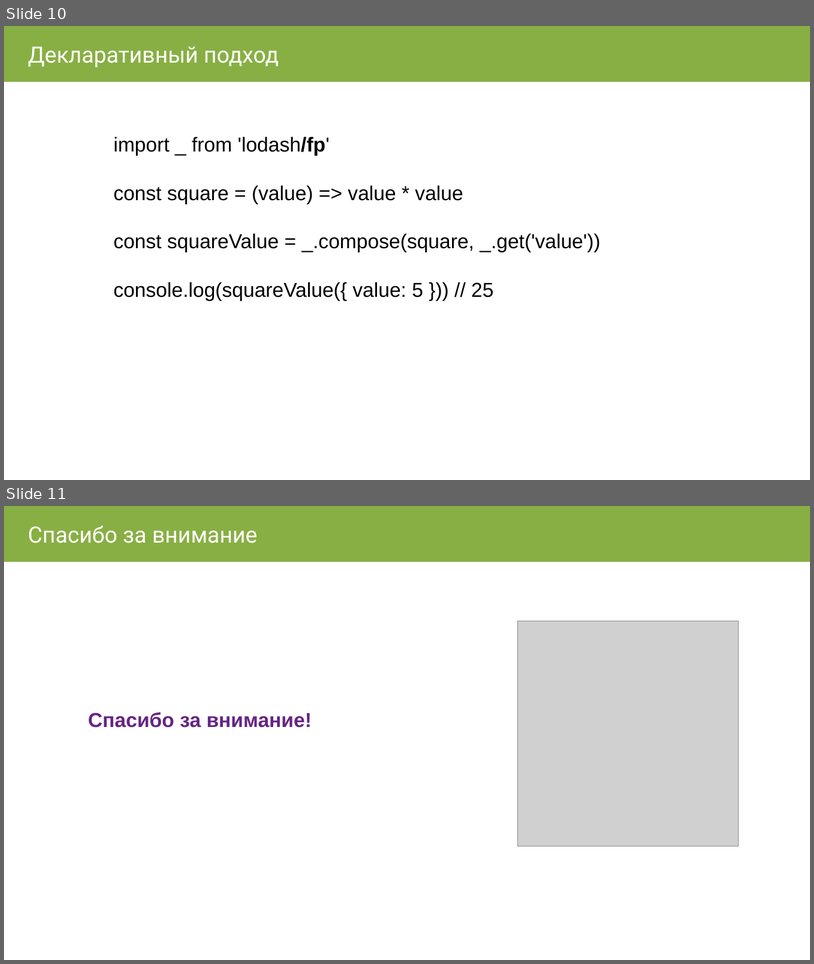
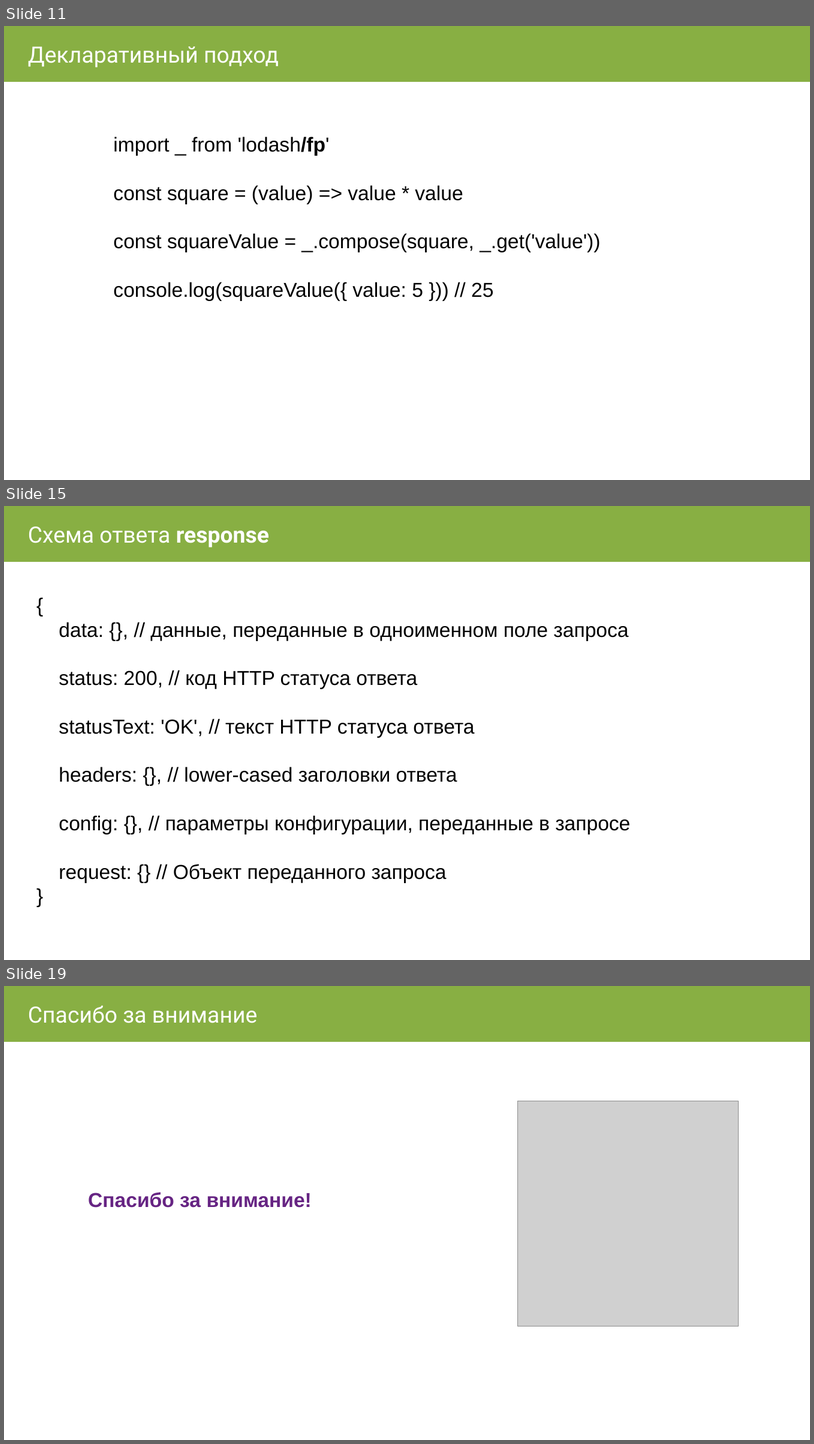
Before and after one commit to AVVlasov/javascript-junior, a slide deck: 2019/IV. Утилитарные библиотеки/2.1 Lodash/Lodash.pptx. Shown one above the other, each under a label of ours: slides 10 and 11 before the commit, slides 11, 15 and 19 after it; the slides between them are not shown. The pictures are 814x964 and 814x1444 pixels, drawn with LibreOffice and Linux fonts; fonts in the diff are those of the drawing; grey boxes stand for pictures. Boxes give left, top, right and bottom in pixels: in the first picture for what was removed or moved away, otherwise in the second. Text is boxed around its words. In the diff, an @@ line names an element or a change of style, - is before the commit and + after.

```diff
--- a/2019/IV. Утилитарные библиотеки/2.1 Lodash/Lodash.pptx
+++ b/2019/IV. Утилитарные библиотеки/2.1 Lodash/Lodash.pptx
@@ slide 15 added at [4, 506, 810, 960], background #FFFFFF @@
@@ rectangle added at [4, 506, 810, 562], fill #88AF43, outline #88AF43 0.74 pt @@
@@ text added at [28, 526, 269, 547], 20 pt, text #FFFFFF @@
+Схема ответа response
@@ text added at [59, 622, 630, 882], 18 pt, text #000000 @@
+{
+data: {}, // данные, переданные в одноименном поле запроса
+status: 200, // код HTTP статуса ответа
+statusText: 'OK', // текст HTTP статуса ответа
+headers: {}, // lower-cased заголовки ответа
+config: {}, // параметры конфигурации, переданные в запросе
+request: {} // Объект переданного запроса
+}
@@ what was slide 10 is now slide 11 @@
@@ what was slide 11 is now slide 19 @@
```
Also in this commit, not shown: 3 slides changed, 7 other slides added, 1 other file.
